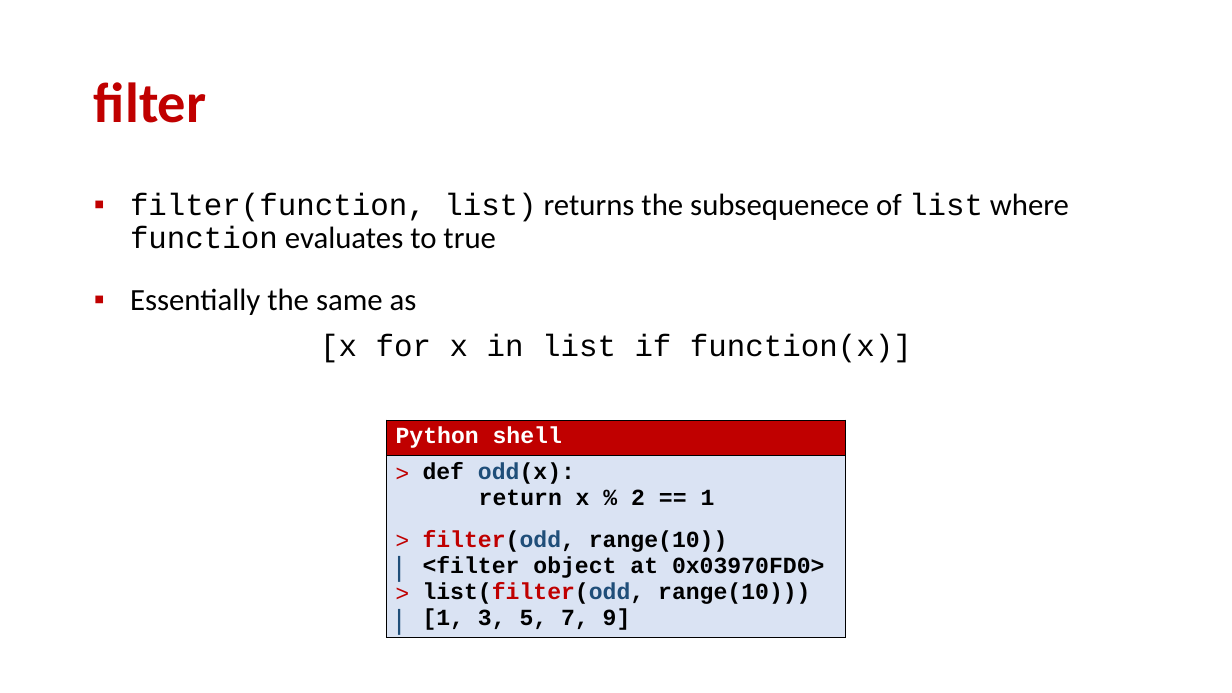
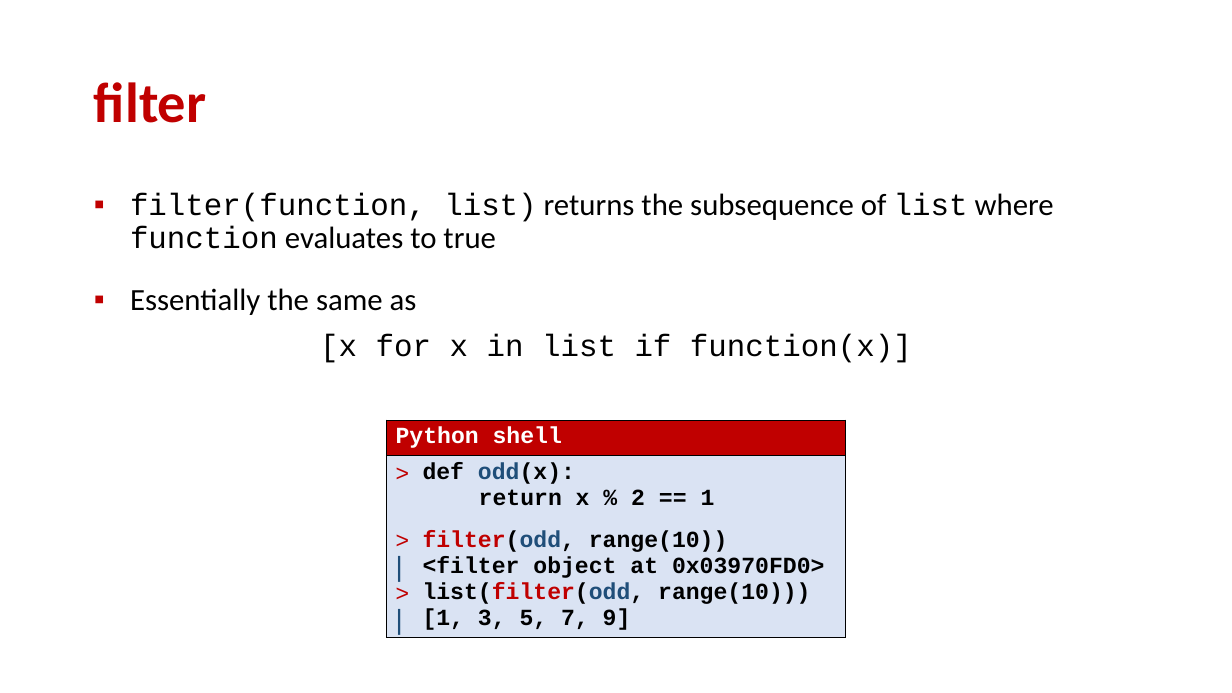
Before and after one commit to gsbrodal/gsbrodal.github.io, a slide deck: slide 11 of ipsa/slides/lambda.pptx. Drawn at 1232x693 pixels with LibreOffice and Linux fonts; fonts in the diff are those of the drawing. Boxes give left, top, right and bottom in pixels: in the first picture for what was removed or moved away, otherwise in the second. Text is boxed around its words. In the diff, an @@ line names an element or a change of style, - is before the commit and + after.

```diff
--- a/ipsa/slides/lambda.pptx
+++ b/ipsa/slides/lambda.pptx
@@ text at box(130, 193, 1054, 249): text changed @@
-▪ filter(function, list) returns the subsequenece of list where function evaluates to true
+▪ filter(function, list) returns the subsequence of list where function evaluates to true
```
Also in this commit, not shown: 6 other slides changed, 7 other files.
